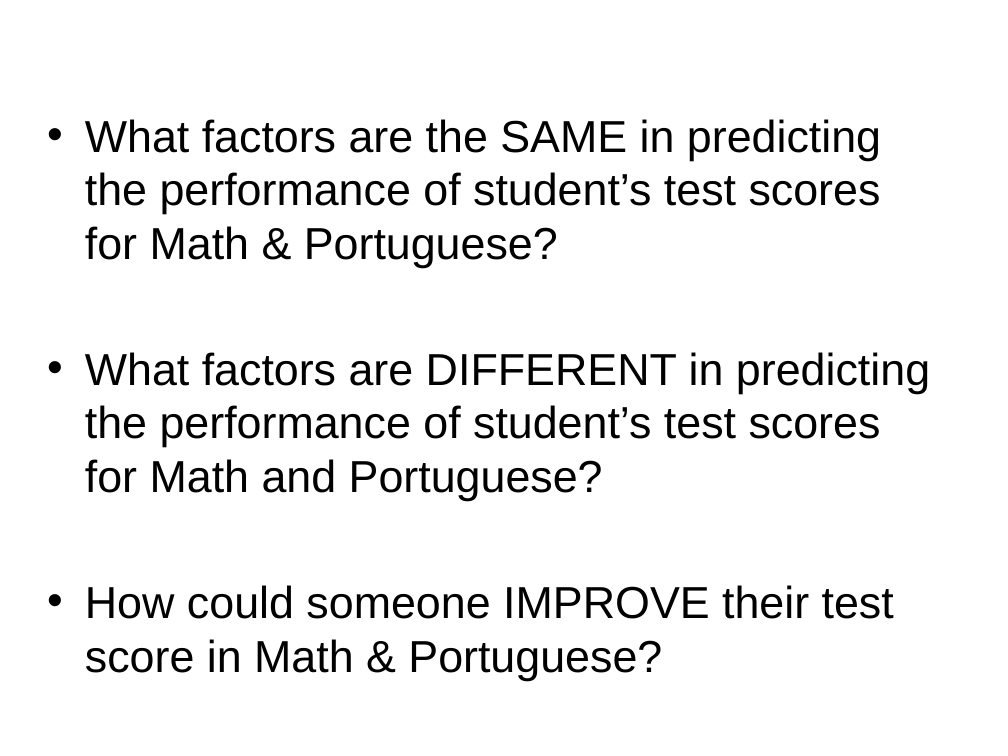
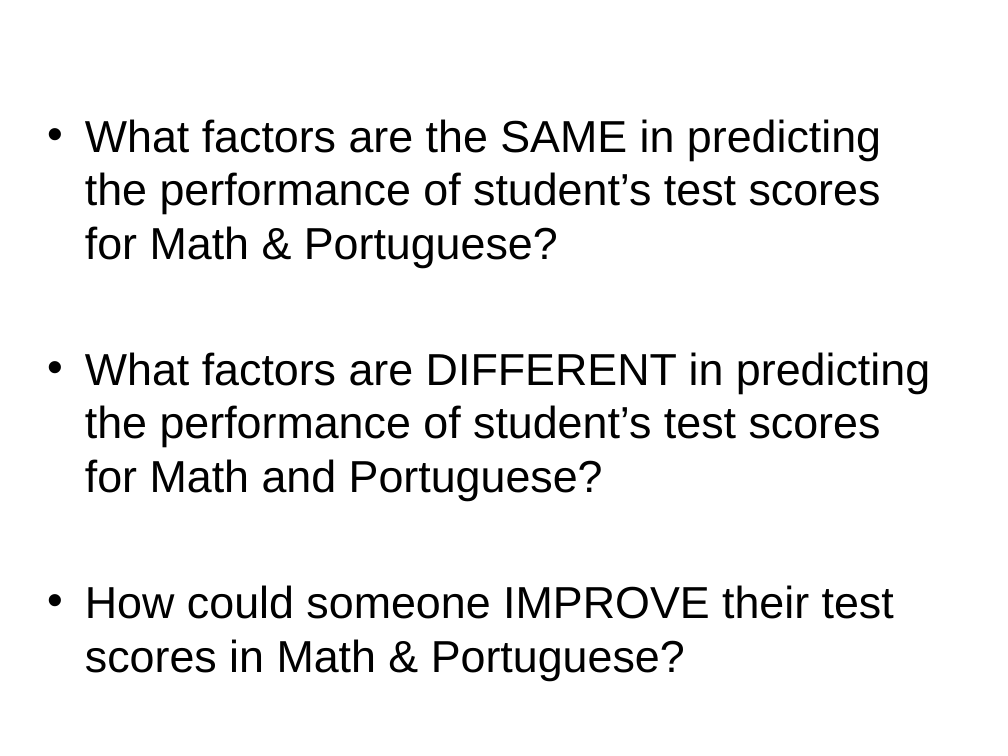
Before and after one commit to cfrandall2/CarolynProject, a slide deck: slide 4 of Carolyn_Randall_DSProject.pptx (slide 5 before the commit). Drawn at 1008x756 pixels with LibreOffice and Linux fonts; fonts in the diff are those of the drawing. Boxes give left, top, right and bottom in pixels: in the first picture for what was removed or moved away, otherwise in the second. Text is boxed around its words. In the diff, an @@ line names an element or a change of style, - is before the commit and + after.

Commit message:
latest

```diff
--- a/Carolyn_Randall_DSProject.pptx
+++ b/Carolyn_Randall_DSProject.pptx
@@ text at [85,585,894,680]: text changed @@
-• How could someone IMPROVE their test score in Math & Portuguese?
+• How could someone IMPROVE their test scores in Math & Portuguese?
```
Also in this commit, not shown: 3 other slides changed, 1 slide removed.
